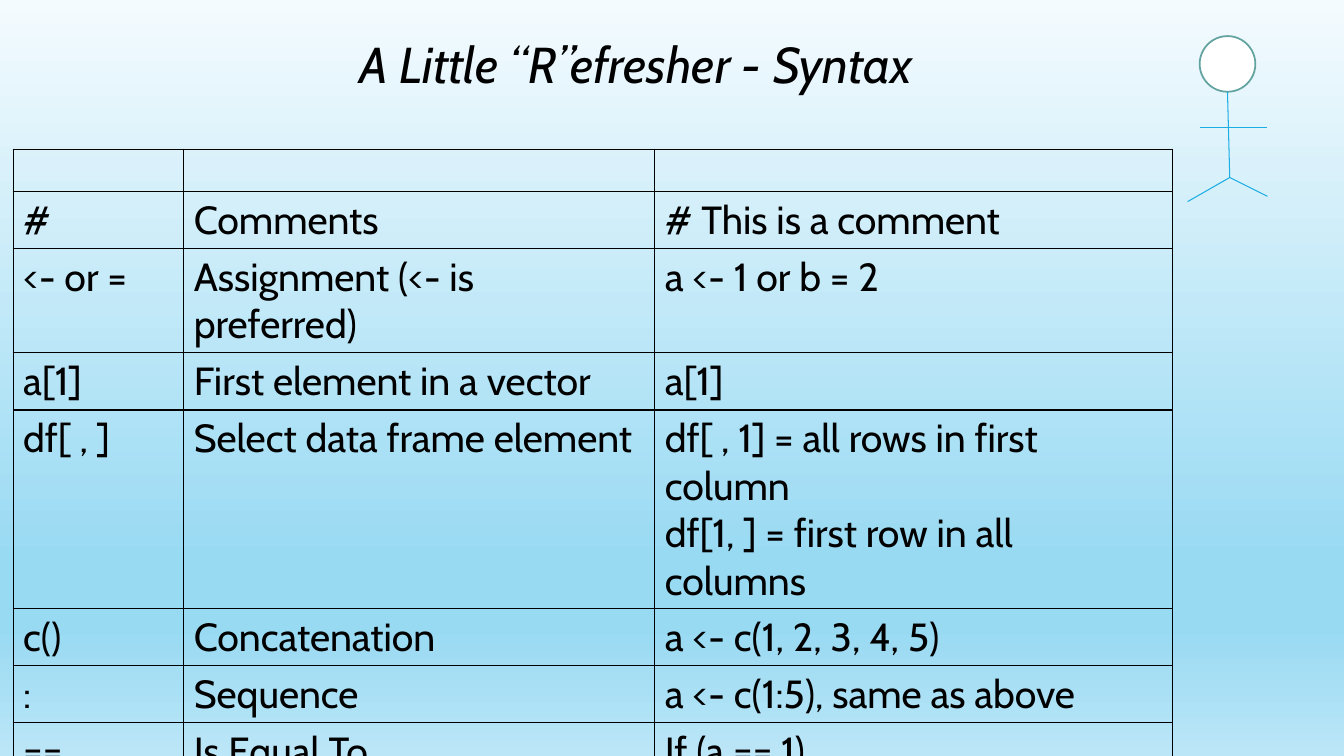
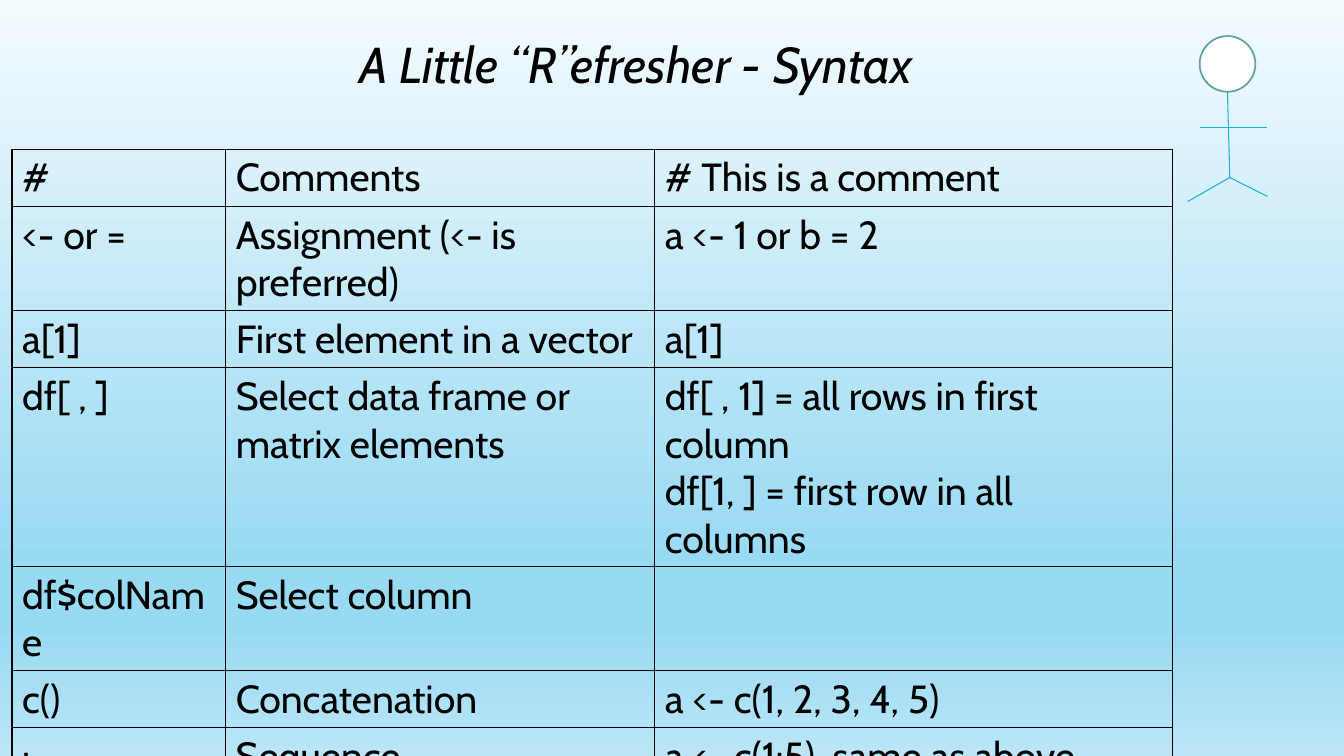
Before and after one commit to jayape/WestWI, a slide deck: slide 9 of R Session.pptx (slide 10 before the commit). Drawn at 1344x756 pixels with LibreOffice and Linux fonts; fonts in the diff are those of the drawing. Boxes give left, top, right and bottom in pixels: in the first picture for what was removed or moved away, otherwise in the second. Text is boxed around its words. In the diff, an @@ line names an element or a change of style, - is before the commit and + after.

```diff
--- a/R Session.pptx
+++ b/R Session.pptx
@@ table at [12, 149, 1173, 723] @@
-row 1:  |  | 
-row 5: df[ , ] | Select data frame element | df[ , 1] = all rows in first column / df[1, ] = first row in all columns
+row 4: df[ , ] | Select data frame or matrix elements | df[ , 1] = all rows in first column / df[1, ] = first row in all columns
+row 5: df$colName | Select column | 
-row 8: == | Is Equal To | If (a == 1)
-row 9: != | Is Not Equal To | If (a != 1)
```
Also in this commit, not shown: 3 other slides changed, 3 slides added, 1 slide removed, 1 other file.
